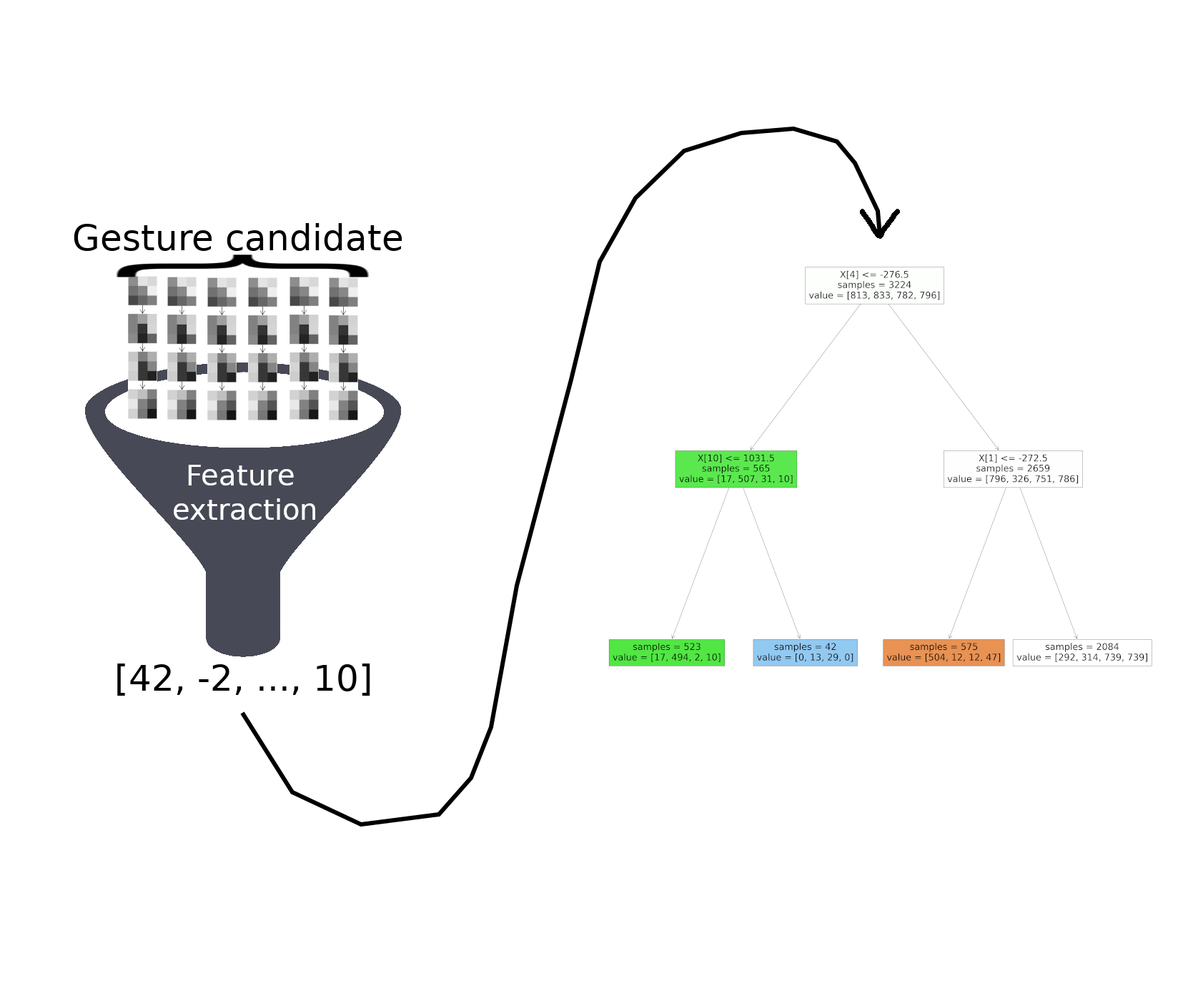
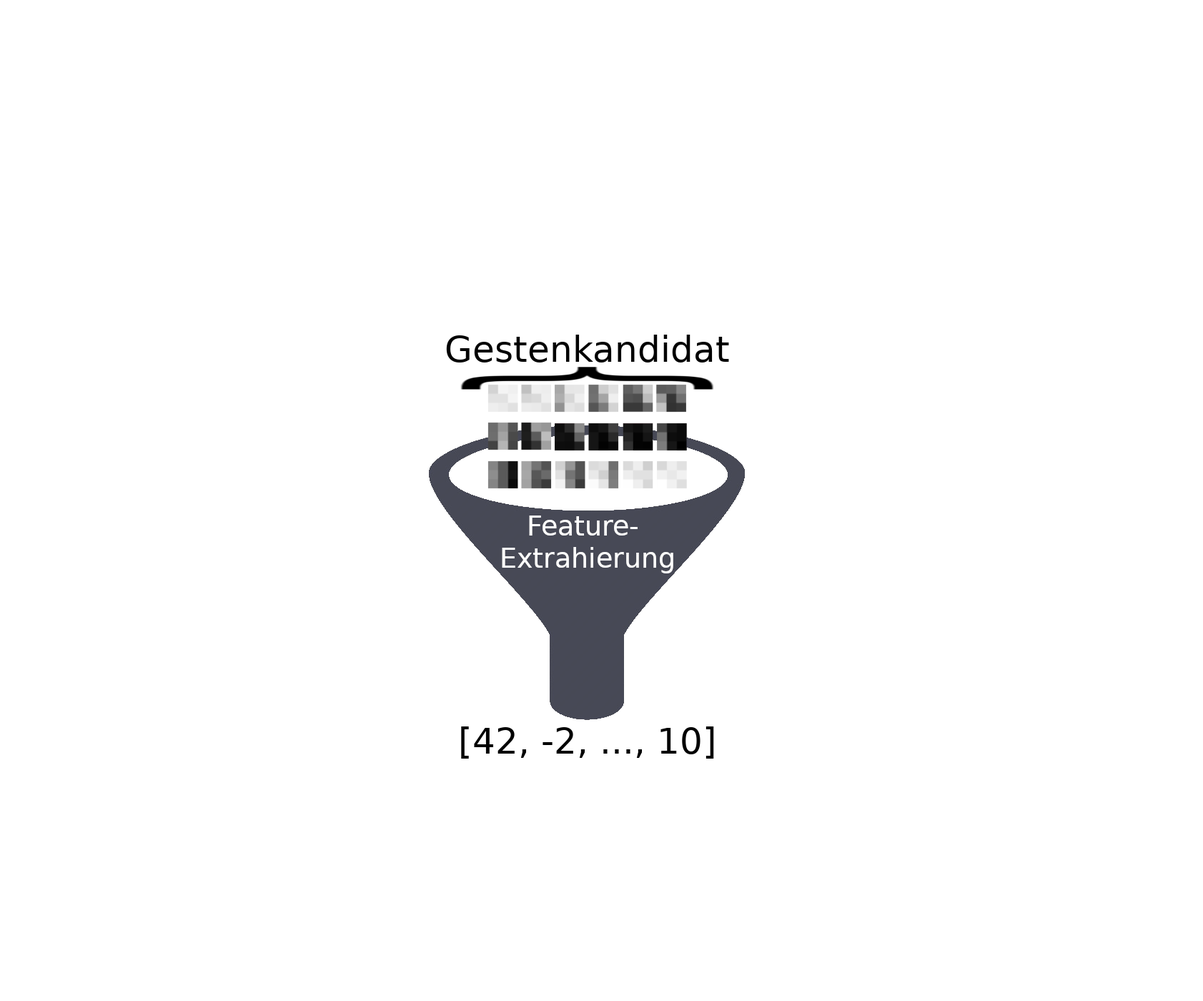
Layer changes from the first (1203, 1001) image to the second:
hid "Layer #2" over left=240, top=126, right=900, bottom=827
hid "tree_example.png" over left=508, top=126, right=1153, bottom=759
painted on "Feature extraction Image" over left=73, top=222, right=745, bottom=759
hid "Background" over left=73, top=126, right=1153, bottom=827
